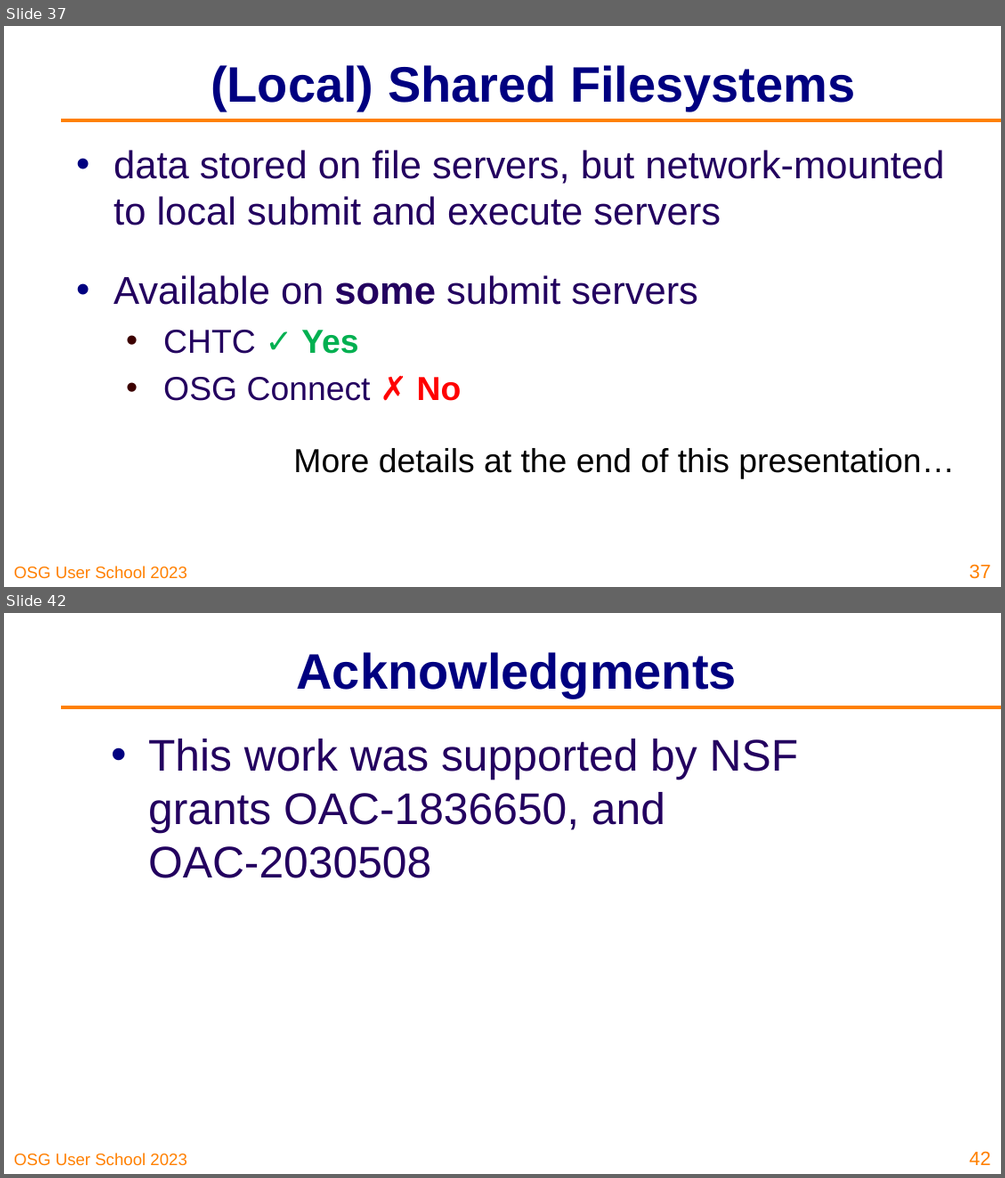
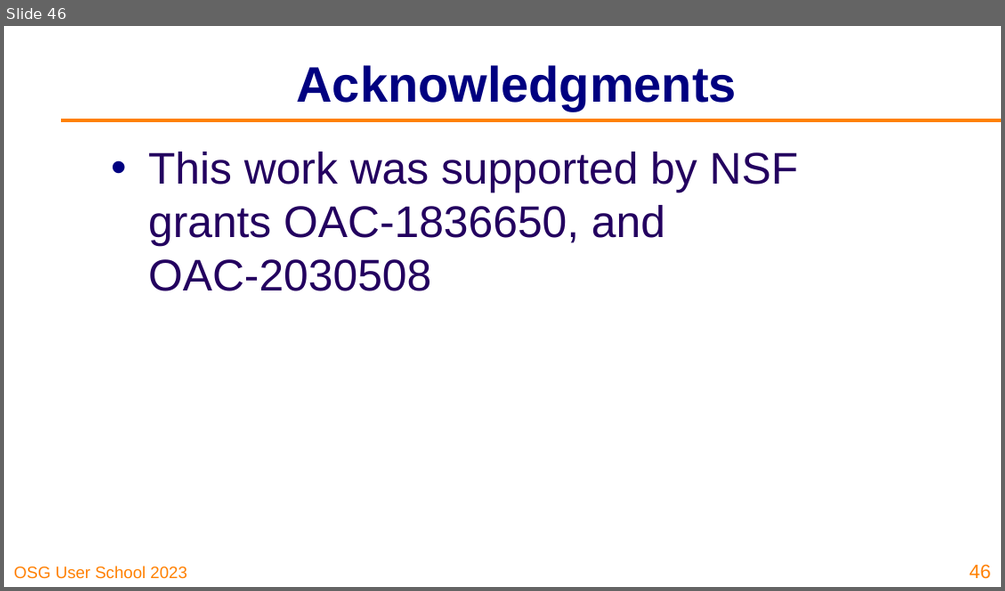
Before and after one commit to osg-htc/user-school-2023, a slide deck: docs/materials/data/files/osgus23-data.pptx. Shown one above the other, each under a label of ours: slides 37 and 42 before the commit, slide 46 after it; the slides between them are not shown. The pictures are 1005x1178 and 1005x591 pixels, drawn with LibreOffice and Linux fonts; fonts in the diff are those of the drawing; background and template pictures are left out. Boxes give left, top, right and bottom in pixels: in the first picture for what was removed or moved away, otherwise in the second. Text is boxed around its words. In the diff, an @@ line names an element or a change of style, - is before the commit and + after.

Commit message:
Updated Data slides

```diff
--- a/docs/materials/data/files/osgus23-data.pptx
+++ b/docs/materials/data/files/osgus23-data.pptx
@@ slide 37 removed at (x1=4, y1=26, x2=1001, y2=587), background #FFFFFF; not listed: 2 template elements that a slide beside it also shows @@
@@ title removed at (x1=210, y1=65, x2=855, y2=111) @@
-(Local) Shared Filesystems
@@ text removed at (x1=113, y1=150, x2=955, y2=479) @@
-• data stored on file servers, but network-mounted to local submit and execute servers
-• Available on some submit servers
-  • CHTC ✓ Yes
-  • OSG Connect ✗ No
-More details at the end of this presentation…
@@ page number removed at (x1=969, y1=564, x2=990, y2=579) @@
-37
@@ what was slide 42 is now slide 46 @@
@@ page number at (x1=969, y1=564, x2=990, y2=579): text changed @@
-42
+46
```
Also in this commit, not shown: 16 slides changed, 15 slides added, 10 other slides removed, 1 other file.
